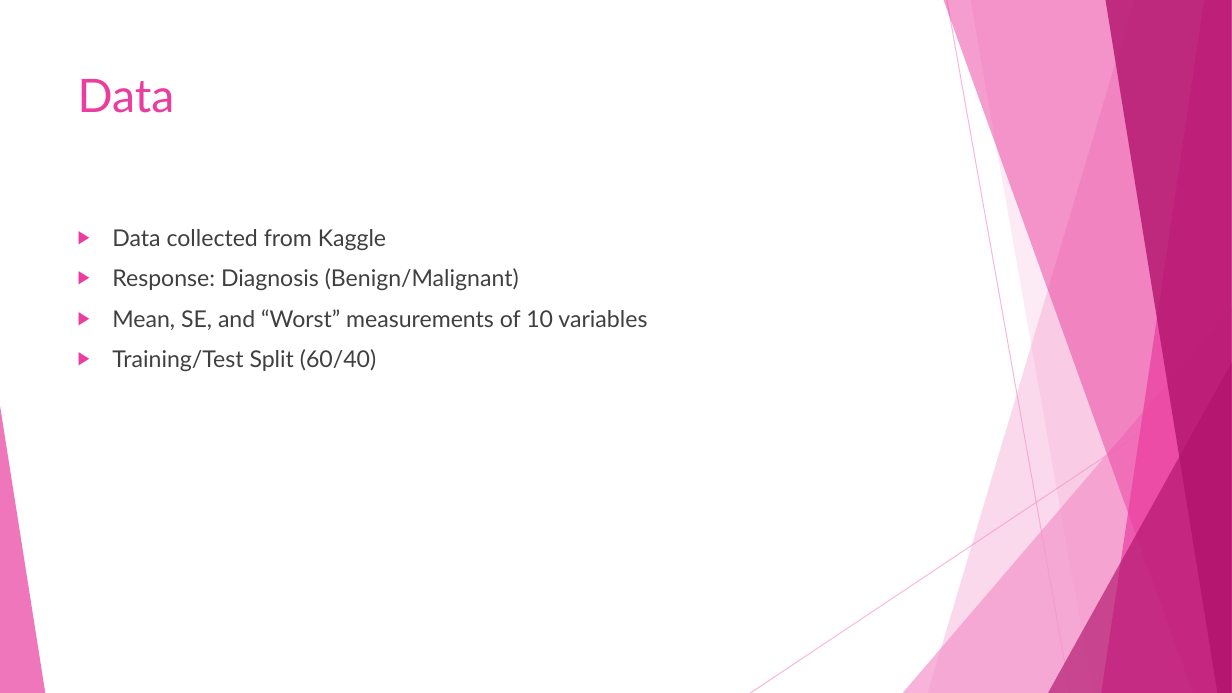
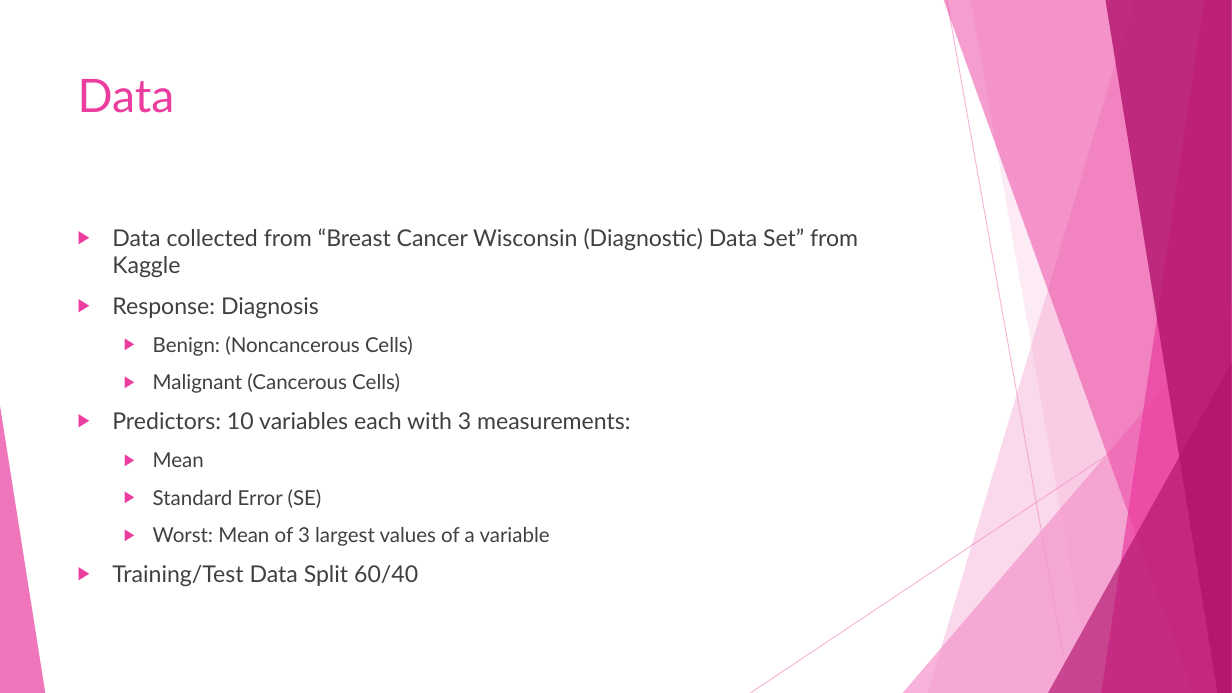
Before and after one commit to dlaposata/Breast_Cancer_Analysis, a slide deck: slide 3 of powerpoint.pptx. Drawn at 1232x693 pixels with LibreOffice and Linux fonts; fonts in the diff are those of the drawing. Boxes give left, top, right and bottom in pixels: in the first picture for what was removed or moved away, otherwise in the second. Text is boxed around its words. In the diff, an @@ line names an element or a change of style, - is before the commit and + after.

```diff
--- a/powerpoint.pptx
+++ b/powerpoint.pptx
@@ text at (x1=112, y1=228, x2=858, y2=586): text changed @@
-▶ Data collected from Kaggle
-▶ Response: Diagnosis (Benign/Malignant)
-▶ Mean, SE, and “Worst” measurements of 10 variables
-▶ Training/Test Split (60/40)
+▶ Data collected from “Breast Cancer Wisconsin (Diagnostic) Data Set” from Kaggle
+▶ Response: Diagnosis
+  ▶ Benign: (Noncancerous Cells)
+  ▶ Malignant (Cancerous Cells)
+▶ Predictors: 10 variables each with 3 measurements:
+  ▶ Mean
+  ▶ Standard Error (SE)
+  ▶ Worst: Mean of 3 largest values of a variable
+▶ Training/Test Data Split 60/40
```
Also in this commit, not shown: 4 other slides changed, 20 slides added, 5 slides removed, 6 other files.
